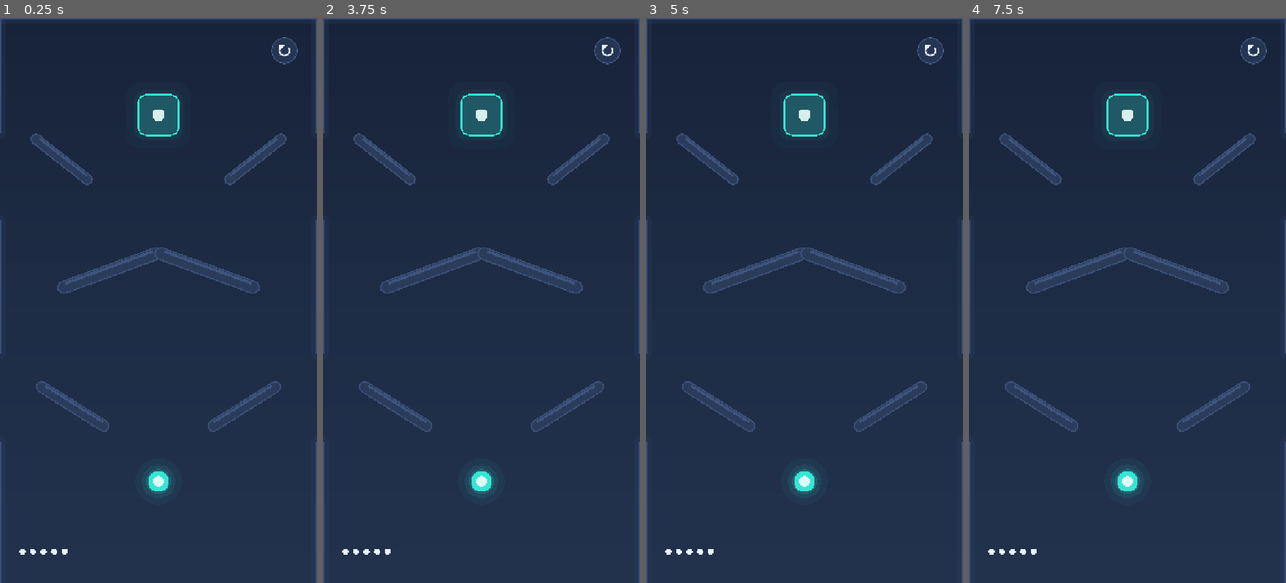
Above: before the commit, frames 1-4 (left to right).
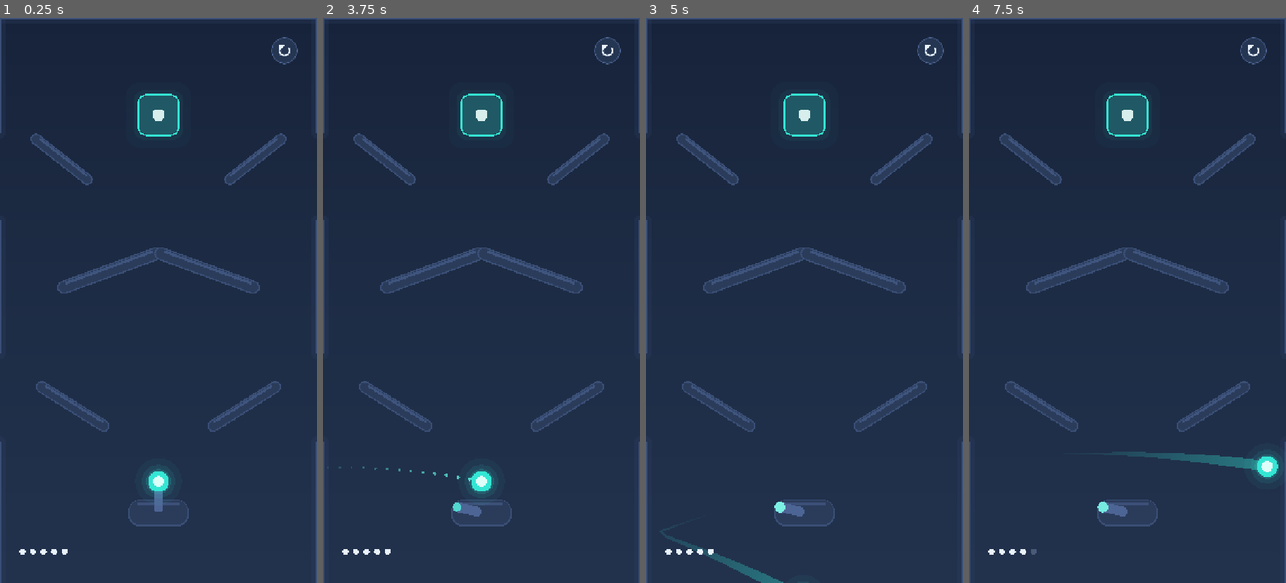
Above: after the commit, the same moments.

Repository: omerfrktstboop/LumaBounce
Game: Godot game, scene res://scenes/gameplay.tscn
Same seed, same stepped clock (60 frames per second), same inputs: the game is played once before the commit and once after it.
Inputs (mouse positions are in pixels of both pictures, inside the frame that each line leads up to):
- Up to frame 1 (0.25 s): no input
- Up to frame 2 (3.75 s): click (608, 51) at 0.5 s; click (608, 51) at 1.25 s; click (608, 51) at 2 s; tap Enter at 2.75 s; move the mouse to (551, 272) at 2.77 s; click (551, 272) at 2.92 s; tap Space at 3.5 s; drag from (418, 328) to (481, 114) at 3.52 s
- Up to frame 3 (5 s): move the mouse to (836, 176) at 4.27 s; click (836, 176) at 4.42 s
- Up to frame 4 (7.5 s): drag from (1111, 413) to (1032, 215) at 5.02 s; move the mouse to (1222, 385) at 5.77 s; click (1222, 385) at 5.92 s; tap Enter at 6.5 s; drag from (1032, 215) to (1127, 114) at 6.52 s; move the mouse to (1143, 300) at 7.27 s; click (1143, 300) at 7.42 s

The runs differ from the first frame. In frame 1, 0.3% of the frame differs, in the area x 40-60%, y 83-90%; in frame 2, 0.4%; in frame 3, 1.0%; in frame 4, 1.4%, in the area x 19-98%, y 76-95%.
Error before the commit: Parse Error: Cannot infer the type of "segment_end" variable because the value doesn't have a set type. (res://scripts/launcher.gd:210)

Commit message:
Fix aim guide type inference error on shape cast results
Dictionary lookups return Variant, so inferring segment_end from a
ternary whose other branch is a Vector2 failed to compile. Pin the
collision position, normal, and fraction to explicitly typed locals.

Diff:
--- a/scripts/launcher.gd
+++ b/scripts/launcher.gd
@@ -207,7 +207,10 @@
 
 		for _sub_step in MAX_BOUNCES_PER_TICK:
 			var hit := _cast_ball_motion(space_state, shape, point, motion)
-			var segment_end := (point + motion) if hit.is_empty() else hit["position"]
+			var has_hit := not hit.is_empty()
+			# Dictionary degerleri Variant doner; ternary/aritmetikte tip
+			# belirsizligi olusmasin diye acikca Vector2/float'a sabitlenir.
+			var segment_end: Vector2 = hit["position"] if has_hit else (point + motion)
 			var segment_length := point.distance_to(segment_end)
 
 			while next_dot <= travelled + segment_length:
@@ -222,7 +225,7 @@
 
 			if travelled >= total_length:
 				return dots
-			if hit.is_empty():
+			if not has_hit:
 				break
 
 			# Tam carpisma noktasini net bir "sekme" isareti olarak da ekle.
@@ -231,9 +234,11 @@
 				return dots
 			has_bounced = true
 
-			var remainder := motion * (1.0 - hit["fraction"])
-			velocity = velocity.bounce(hit["normal"]) * preview_bounciness
-			motion = remainder.bounce(hit["normal"]) * preview_bounciness
+			var hit_normal: Vector2 = hit["normal"]
+			var hit_fraction: float = hit["fraction"]
+			var remainder := motion * (1.0 - hit_fraction)
+			velocity = velocity.bounce(hit_normal) * preview_bounciness
+			motion = remainder.bounce(hit_normal) * preview_bounciness
 
 	return dots
 
